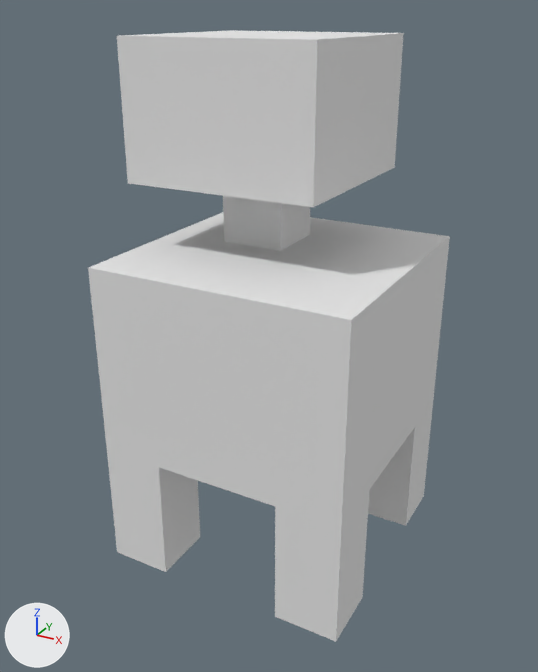
An edit to the OBJ model Assets/Graph/Props/BedTable01.obj, drawn before and after from the same camera.
One viewpoint serves both versions: a 50 mm lens placed at (0.505, -0.954, 0.833), pointed at (-0.008, -0.021, 0.367). Lighting does not change. The marker at lower left points along +X, +Y and +Z. Where no turn or scale is listed for an object, it has been applied to the vertices. Vertices at the same position are counted once.

The first picture shows 'Untitled'.
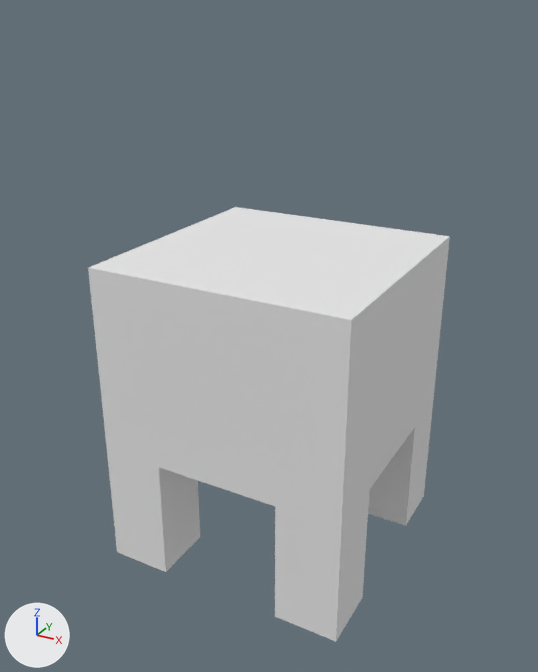
Diff of the bpy script that builds the scene:
```diff
--- a/Assets/Graph/Props/BedTable01.obj.py
+++ b/Assets/Graph/Props/BedTable01.obj.py
@@ me_untitled @@
 # used by ob_untitled; location = (0.0, 0.0, 0.0)
-me_untitled.from_pydata(...)  # 66 vertices, 128 faces; spans x -0.2..0.2, y -0.2..0.2, z 0.0..0.8
+me_untitled.from_pydata(...)  # 50 vertices, 96 faces; spans x -0.2..0.2, y -0.2..0.2, z 0.0..0.5
+# me_untitled part 1
+# 16 vertices are removed from x -0.2..0.1, y -0.1..0.2, z 0.5..0.8
+# 34 faces are deleted
+# 2 new faces join them
 me_untitled.materials.append(mat_palette)
```

Location of each change, (x1, y1, x2, y2) in pixels of the pictures (538 x 672 px):
'Untitled', reshaped (29% shorter): before (88, 30, 450, 641); after (88, 207, 450, 641)
part 1 of me_untitled, cut back: before (89, 30, 450, 320); after (89, 207, 450, 320)
